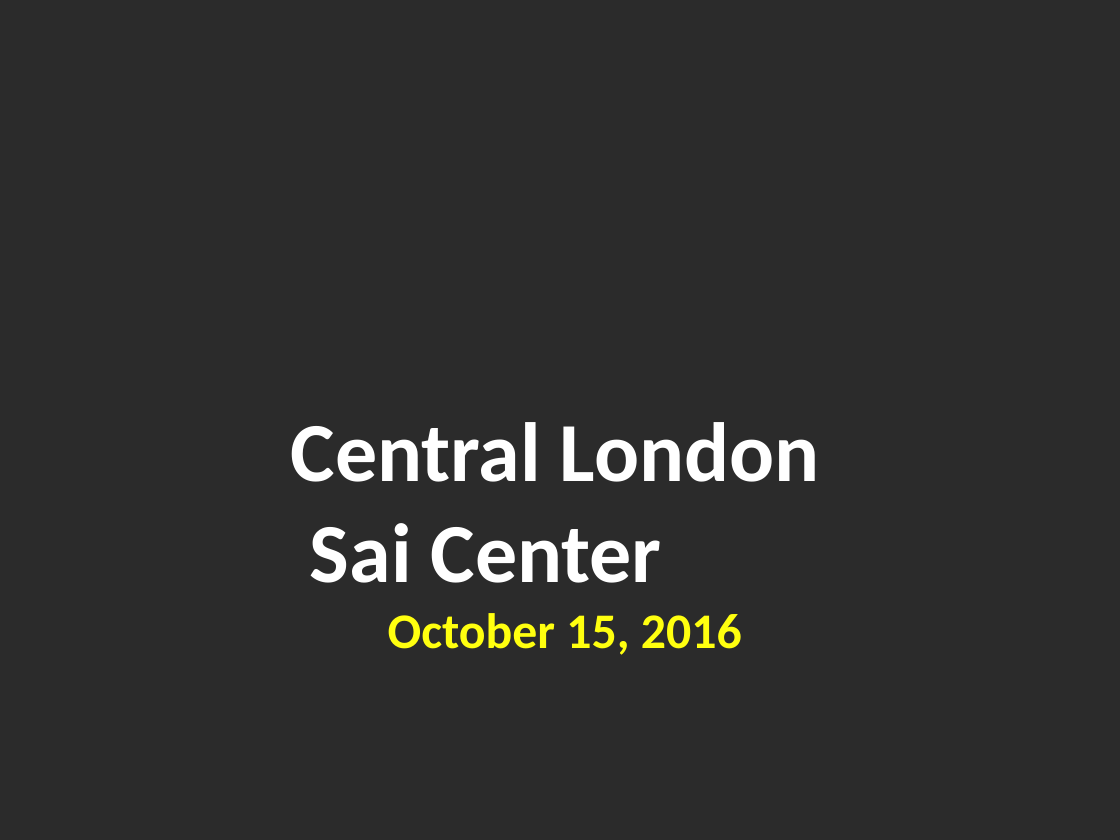
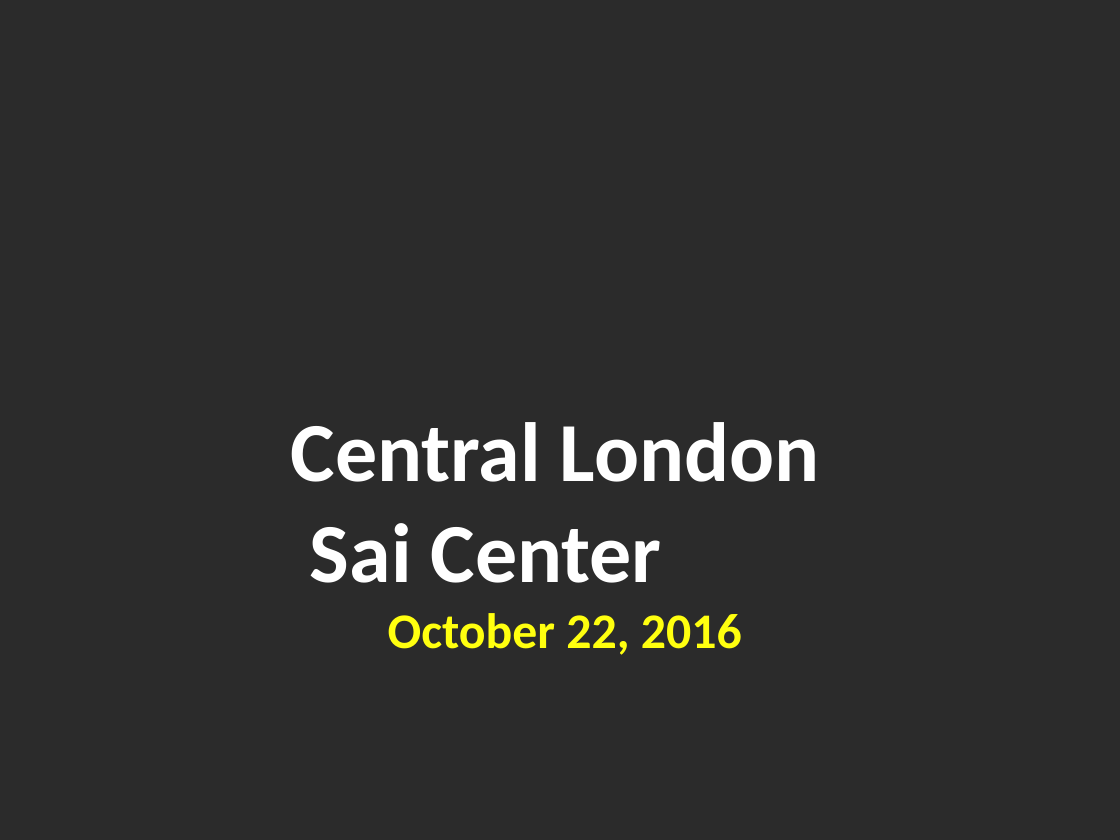
Before and after one commit to riteshreddyr/bhajanpresentationmaker, a slide deck: slide 1 of generated_ppts/bhajans.pptx. Drawn at 1120x840 pixels with LibreOffice and Linux fonts; fonts in the diff are those of the drawing; background and template pictures are left out; a plain dark background stands for a picture behind light text. Boxes give left, top, right and bottom in pixels: in the first picture for what was removed or moved away, otherwise in the second. Text is boxed around its words. In the diff, an @@ line names an element or a change of style, - is before the commit and + after.

```diff
--- a/generated_ppts/bhajans.pptx
+++ b/generated_ppts/bhajans.pptx
@@ text at (291,422,819,655): text changed @@
-Central London
-Sai Center
-October 15, 2016
+Central London
+Sai Center
+October 22, 2016
```
Also in this commit, not shown: 1 slide added, 3 slides removed, 2 other files.
